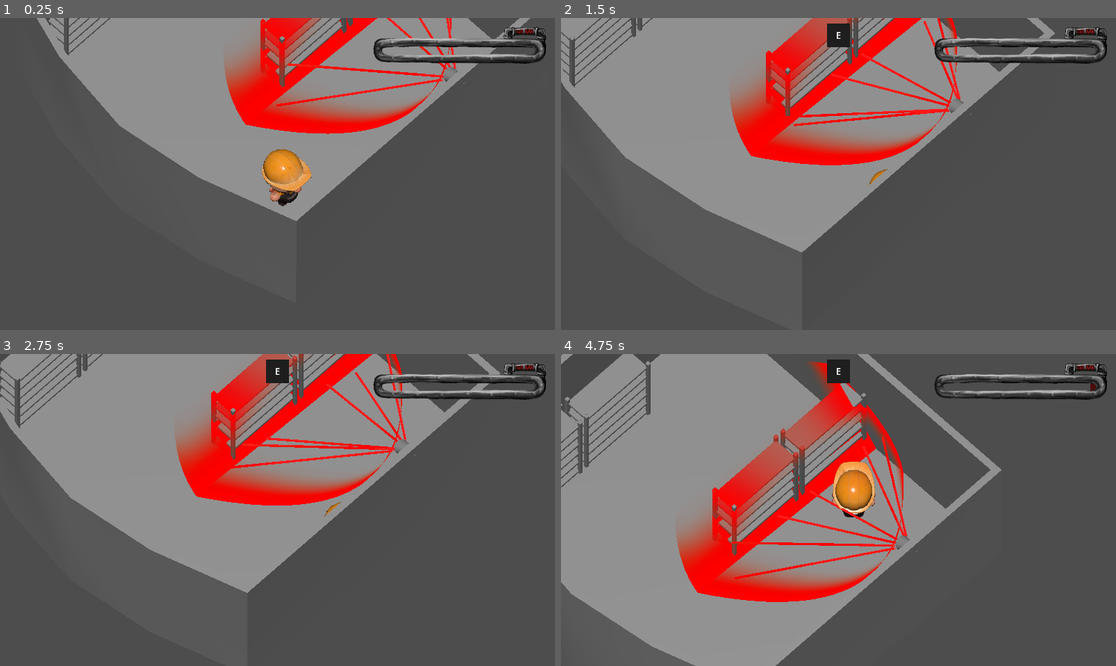
Above: before the commit, frames 1-4 (two rows, left to right).
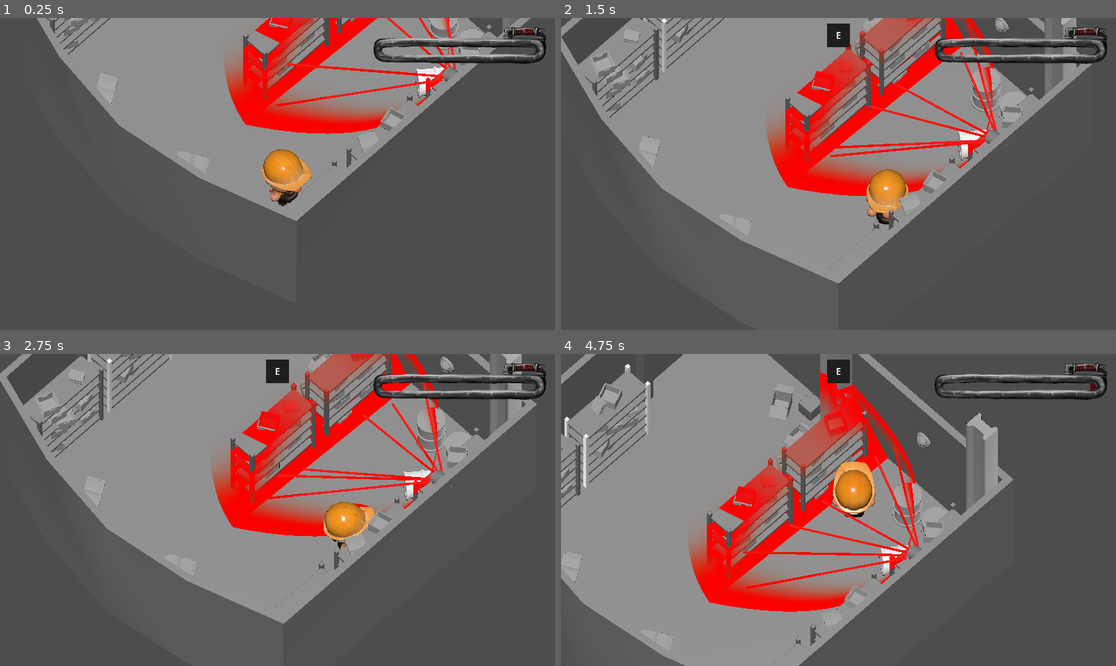
Above: after the commit, the same moments.

Repository: Kureii/rur
Game: Godot game, scene res://assets/core_scenes/test_scene.tscn
Same seed, same stepped clock (60 frames per second), same inputs: the game is played once before the commit and once after it.
Inputs (mouse positions are in pixels of both pictures, inside the frame that each line leads up to):
- Up to frame 1 (0.25 s): no input
- Up to frame 2 (1.5 s): move the mouse to (960, 158) at 0.52 s; hold D (move_right) 0.53-1.28 s; hold E (action_button) 0.53-1.28 s; move the mouse to (727, 189) at 1.27 s; hold S (move_backward) from 1.28 s (still down); tap Space (space) at 1.35 s
- Up to frame 3 (2.75 s): move the mouse to (333, 441) at 2.02 s; release S (move_backward) at 2.03 s; hold D (move_right) from 2.03 s (still down); hold E (action_button) from 2.03 s (still down)
- Up to frame 4 (4.75 s): move the mouse to (810, 572) at 2.77 s; release D (move_right) at 2.78 s; release E (action_button) at 2.78 s; hold W (move_forward) 2.78-3.53 s; tap Space (space) at 2.85 s; move the mouse to (1005, 556) at 3.52 s; hold A (move_left) 3.53-4.25 s; hold E (action_button) 3.53-4.25 s; click "🗙" at 4.25 s

The runs differ from the first frame. In frame 1, 2.8% of the frame differs, in the area x 8-94%, y 0-61%; in frame 2, 25%; in frame 3, 26%, in the area x 0-97%, y 0-87%; in frame 4, 20%.

Commit message:
level1 objekty

Diff:
--- a/assets/core_scenes/level_01.tscn
+++ b/assets/core_scenes/level_01.tscn
@@ -2,13 +2,25 @@
 
 [ext_resource type="ArrayMesh" uid="uid://dtnocqaecnjx4" path="res://assets/meshes/static/level/Level_01.obj" id="1_aasjv"]
 [ext_resource type="ArrayMesh" uid="uid://d3b708d1c4ook" path="res://assets/meshes/static/wall/skrinka.obj" id="2_01tgr"]
+[ext_resource type="Material" uid="uid://nta0dld40tja" path="res://assets/materials/skrin/skrin.tres" id="4_07o3q"]
 [ext_resource type="ArrayMesh" uid="uid://duwf5skju3vix" path="res://assets/meshes/static/skrin_velka.obj" id="4_b6h8f"]
+[ext_resource type="ArrayMesh" uid="uid://bclwcsvhl0tso" path="res://assets/meshes/static/barel/barel.obj" id="5_heiac"]
+[ext_resource type="ArrayMesh" uid="uid://pnfdjmrqt4iv" path="res://assets/meshes/static/box/suplik.obj" id="6_bm5u6"]
+[ext_resource type="ArrayMesh" uid="uid://b15d78gddq3hx" path="res://assets/meshes/static/krabice/krabice_otevrena.obj" id="7_1bffx"]
+[ext_resource type="ArrayMesh" uid="uid://clx5togyyfurt" path="res://assets/meshes/static/krabice/krabice_rozbita.obj" id="8_ecglt"]
+[ext_resource type="ArrayMesh" uid="uid://112vckvj3s1p" path="res://assets/meshes/static/krabice/krabice_zavrena.obj" id="9_x51rt"]
+[ext_resource type="ArrayMesh" uid="uid://cky5lvctj51au" path="res://assets/meshes/static/kniha/kniha_otvrena.obj" id="10_bsn7y"]
+[ext_resource type="ArrayMesh" uid="uid://bgla5cbieybd0" path="res://assets/meshes/static/kniha/kniha_zavrena.obj" id="11_mh75q"]
+[ext_resource type="ArrayMesh" uid="uid://xnqti0dvdf6l" path="res://assets/meshes/static/sloup/sloup.obj" id="12_5d7oh"]
+[ext_resource type="ArrayMesh" uid="uid://bbl0bnw06fcr0" path="res://assets/meshes/static/svetlo/svetlo.obj" id="13_pyfxo"]
 
 [sub_resource type="ConcavePolygonShape3D" id="ConcavePolygonShape3D_0dcdy"]
 data = PackedVector3Array(-3.8444998, 2.9606, -5, -4.6482997, 2.9606, -2.5, -3.8444998, 4, -5, -3.8444998, 4, -5, -4.64 …(15473 unchanged characters)…
 
 [sub_resource type="BoxShape3D" id="BoxShape3D_heiac"]
 size = Vector3(2.5610046, 2.554718, 1.5046082)
+
+[sub_resource type="StandardMaterial3D" id="StandardMaterial3D_bsn7y"]
 
 [node name="Level_01" type="Node3D" unique_id=2075447839]
 
@@ -22,12 +34,13 @@
 shape = SubResource("ConcavePolygonShape3D_0dcdy")
 
 [node name="Skrinka" type="MeshInstance3D" parent="." unique_id=425885216]
-transform = Transform3D(-4.371139e-08, 0, -1, 0, 1, 0, 1, 0, -4.371139e-08, 3.7526805, 1.9562365, -2.956756)
+transform = Transform3D(-4.371139e-08, 0, -1, 0, 1, 0, 1, 0, -4.371139e-08, 3.7526805, 1.3013793, -2.351287)
 mesh = ExtResource("2_01tgr")
 
 [node name="SkrinVelka" type="MeshInstance3D" parent="." unique_id=677983304]
-transform = Transform3D(1, 0, 0, 0, 1, 0, 0, 0, 1, -0.48564535, 0.016975299, -3.7723835)
-mesh = ExtResource("4_b6h8f")
+transform = Transform3D(1, 0, 0, 0, 1, 0, 0, 0, 1, -0.92612845, 0.016975299, -3.7723835)
+mesh = ExtResource("4_b6h8f")
+surface_material_override/0 = ExtResource("4_07o3q")
 
 [node name="StaticBody3D" type="StaticBody3D" parent="SkrinVelka" unique_id=1267680926]
 
@@ -36,7 +49,7 @@
 shape = SubResource("BoxShape3D_heiac")
 
 [node name="SkrinVelka2" type="MeshInstance3D" parent="." unique_id=688105311]
-transform = Transform3D(1, 0, 0, 0, 1, 0, 0, 0, 1, -2.9493232, 0.016975299, -3.7723835)
+transform = Transform3D(1, 0, 0, 0, 1, 0, 0, 0, 1, -3.4577343, 0.016975299, -3.7723835)
 mesh = ExtResource("4_b6h8f")
 
 [node name="StaticBody3D" type="StaticBody3D" parent="SkrinVelka2" unique_id=209406848]
@@ -46,7 +59,7 @@
 shape = SubResource("BoxShape3D_heiac")
 
 [node name="SkrinVelka3" type="MeshInstance3D" parent="." unique_id=335171046]
-transform = Transform3D(1, 0, 0, 0, 1, 0, 0, 0, 1, 2.763237, 0.016975299, 0.80618405)
+transform = Transform3D(1, 0, 0, 0, 1, 0, 0, 0, 1, 2.3979387, 0.016975299, 0.77999425)
 mesh = ExtResource("4_b6h8f")
 
 [node name="StaticBody3D" type="StaticBody3D" parent="SkrinVelka3" unique_id=180422947]
@@ -56,7 +69,7 @@
 shape = SubResource("BoxShape3D_heiac")
 
 [node name="SkrinVelka4" type="MeshInstance3D" parent="." unique_id=1021127950]
-transform = Transform3D(1, 0, 0, 0, 1, 0, 0, 0, 1, 0.29955912, 0.016975299, 0.80618405)
+transform = Transform3D(1, 0, 0, 0, 1, 0, 0, 0, 1, -0.30363107, 0.016975299, 0.77999425)
 mesh = ExtResource("4_b6h8f")
 
 [node name="StaticBody3D" type="StaticBody3D" parent="SkrinVelka4" unique_id=1715516264]
@@ -64,3 +77,234 @@
 [node name="CollisionShape3D" type="CollisionShape3D" parent="SkrinVelka4/StaticBody3D" unique_id=157923989]
 transform = Transform3D(1, 0, 0, 0, 1, 0, 0, 0, 1, 0.020706177, 1.2783966, 0.037887573)
 shape = SubResource("BoxShape3D_heiac")
+
+[node name="SkrinVelka5" type="MeshInstance3D" parent="." unique_id=1066006071]
+transform = Transform3D(1, 0, 0, 0, 1, 0, 0, 0, 1, 2.0744822, 0.016975299, 5.0260267)
+mesh = ExtResource("4_b6h8f")
+
+[node name="StaticBody3D" type="StaticBody3D" parent="SkrinVelka5" unique_id=660437231]
+
+[node name="CollisionShape3D" type="CollisionShape3D" parent="SkrinVelka5/StaticBody3D" unique_id=2120800403]
+transform = Transform3D(1, 0, 0, 0, 1, 0, 0, 0, 1, 0.020706177, 1.2783966, 0.037887573)
+shape = SubResource("BoxShape3D_heiac")
+
+[node name="SkrinVelka6" type="MeshInstance3D" parent="." unique_id=967522042]
+transform = Transform3D(1, 0, 0, 0, 1, 0, 0, 0, 1, -0.7996781, 0.016975299, 5.0260267)
+mesh = ExtResource("4_b6h8f")
+
+[node name="StaticBody3D" type="StaticBody3D" parent="SkrinVelka6" unique_id=1393359752]
+
+[node name="CollisionShape3D" type="CollisionShape3D" parent="SkrinVelka6/StaticBody3D" unique_id=1805118875]
+transform = Transform3D(1, 0, 0, 0, 1, 0, 0, 0, 1, 0.020706177, 1.2783966, 0.037887573)
+shape = SubResource("BoxShape3D_heiac")
+
+[node name="SkrinVelka7" type="MeshInstance3D" parent="." unique_id=565311593]
+transform = Transform3D(1, 0, 0, 0, 1, 0, 0, 0, 1, -3.538626, 0.016975299, 5.0260267)
+mesh = ExtResource("4_b6h8f")
+
+[node name="StaticBody3D" type="StaticBody3D" parent="SkrinVelka7" unique_id=1741939266]
+
+[node name="CollisionShape3D" type="CollisionShape3D" parent="SkrinVelka7/StaticBody3D" unique_id=442440484]
+transform = Transform3D(1, 0, 0, 0, 1, 0, 0, 0, 1, 0.020706177, 1.2783966, 0.037887573)
+shape = SubResource("BoxShape3D_heiac")
+
+[node name="Barel" type="MeshInstance3D" parent="." unique_id=88412358]
+transform = Transform3D(1, 0, 0, 0, 1, 0, 0, 0, 1, 3.1881638, 0.016973868, 4.0302258)
+mesh = ExtResource("5_heiac")
+
+[node name="Barel2" type="MeshInstance3D" parent="." unique_id=719348854]
+transform = Transform3D(1, 0, 0, 0, 1, 0, 0, 0, 1, 3.186441, 0.016973868, 3.0146074)
+mesh = ExtResource("5_heiac")
+
+[node name="Barel3" type="MeshInstance3D" parent="." unique_id=1699103936]
+transform = Transform3D(-0.034859017, -0.7986975, -0.6007222, 0.99127454, 0.048823975, -0.12243671, 0.12711953, -0.59974873, 0.79002666, 2.4119878, 0.3615839, 4.281148)
+mesh = ExtResource("5_heiac")
+surface_material_override/0 = SubResource("StandardMaterial3D_bsn7y")
+
+[node name="Suplik" type="MeshInstance3D" parent="." unique_id=912583111]
+transform = Transform3D(1, 0, 0, 0, 1, 0, 0, 0, 1, 1.9418931, 0.15229495, 0.9225427)
+mesh = ExtResource("6_bm5u6")
+
+[node name="Suplik" type="MeshInstance3D" parent="Suplik" unique_id=1882911224]
+transform = Transform3D(1, 0, 0, 0, 1, 0, 0, 0, 1, 0.8352983, 0.45802015, -0.02320242)
+mesh = ExtResource("6_bm5u6")
+
+[node name="Suplik" type="MeshInstance3D" parent="Suplik/Suplik" unique_id=1148365892]
+transform = Transform3D(1, 0, 0, 0, 1, 0, 0, 0, 1, -0.8656411, 0.4580202, -0.02320242)
+mesh = ExtResource("6_bm5u6")
+
+[node name="Suplik" type="MeshInstance3D" parent="Suplik/Suplik/Suplik" unique_id=882163049]
+transform = Transform3D(1, 0, 0, 0, 1, 0, 0, 0, 1, 0.8277123, 0.4580202, -0.02320242)
+mesh = ExtResource("6_bm5u6")
+
+[node name="Suplik" type="MeshInstance3D" parent="Suplik/Suplik/Suplik/Suplik" unique_id=722639816]
+transform = Transform3D(0.99250144, 0, 0.12223312, 0, 1, 0, -0.12223312, 0, 0.99250144, -0.8656411, 0.4580202, -0.02320242)
+mesh = ExtResource("6_bm5u6")
+
+[node name="Suplik" type="MeshInstance3D" parent="Suplik/Suplik/Suplik/Suplik/Suplik" unique_id=1099463529]
+transform = Transform3D(0.8312855, 0, -0.5558462, 0, 1, 0, 0.5558462, 0, 0.8312855, 0.8672794, 0.42363882, 0.12592745)
+mesh = ExtResource("6_bm5u6")
+
+[node name="Suplik2" type="MeshInstance3D" parent="Suplik/Suplik/Suplik" unique_id=759231258]
+transform = Transform3D(0.9835778, 0, -0.18048482, 0, 1, 0, 0.18048482, 0, 0.9835778, -0.16374171, 0.4580202, -0.02320242)
+mesh = ExtResource("6_bm5u6")
+
+[node name="Suplik3" type="MeshInstance3D" parent="Suplik/Suplik/Suplik" unique_id=1533256131]
+transform = Transform3D(1, 0, 0, 0, 1, 0, 0, 0, 1, -2.5298457, -0.48018587, -0.02320242)
+mesh = ExtResource("6_bm5u6")
+
+[node name="Suplik" type="MeshInstance3D" parent="Suplik/Suplik/Suplik/Suplik3" unique_id=2124558958]
+transform = Transform3D(1, 0, 0, 0, 1, 0, 0, 0, 1, 0.8277123, 0.4580202, -0.02320242)
+mesh = ExtResource("6_bm5u6")
+
+[node name="Suplik" type="MeshInstance3D" parent="Suplik/Suplik/Suplik/Suplik3/Suplik" unique_id=213343279]
+transform = Transform3D(0.99250144, 0, 0.12223312, 0, 1, 0, -0.12223312, 0, 0.99250144, -0.8656411, 0.4580202, -0.02320242)
+mesh = ExtResource("6_bm5u6")
+
+[node name="Suplik" type="MeshInstance3D" parent="Suplik/Suplik/Suplik/Suplik3/Suplik/Suplik" unique_id=1064978029]
+transform = Transform3D(0.8312855, 0, -0.5558462, 0, 1, 0, 0.5558462, 0, 0.8312855, 0.8672794, 0.42363882, 0.12592745)
+mesh = ExtResource("6_bm5u6")
+
+[node name="Suplik" type="MeshInstance3D" parent="Suplik/Suplik/Suplik/Suplik3/Suplik/Suplik/Suplik" unique_id=838798679]
+transform = Transform3D(0.8312855, 0, -0.5558462, 0, 1, 0, 0.5558462, 0, 0.8312855, -0.64177066, 0.4772178, 0.259094)
+mesh = ExtResource("6_bm5u6")
+
+[node name="Suplik2" type="MeshInstance3D" parent="Suplik/Suplik/Suplik/Suplik3/Suplik/Suplik/Suplik/Suplik" unique_id=722571031]
+transform = Transform3D(-0.28493562, 0, -0.9585467, 0, 1, 0, 0.9585467, 0, -0.28493562, 3.5773082, 0.014578342, 2.0919147)
+mesh = ExtResource("6_bm5u6")
+
+[node name="Suplik2" type="MeshInstance3D" parent="Suplik/Suplik/Suplik/Suplik3/Suplik/Suplik/Suplik/Suplik/Suplik2" unique_id=1514517454]
+transform = Transform3D(0.89181393, 0, 0.4524039, 0, 1, 0, -0.4524039, 0, 0.89181393, -2.7182527, -0.015417099, -0.6095753)
+mesh = ExtResource("6_bm5u6")
+
+[node name="Suplik2" type="MeshInstance3D" parent="Suplik/Suplik/Suplik/Suplik3" unique_id=402482956]
+transform = Transform3D(0.9835778, 0, -0.18048482, 0, 1, 0, 0.18048482, 0, 0.9835778, -0.16374171, 0.4580202, -0.02320242)
+mesh = ExtResource("6_bm5u6")
+
+[node name="Suplik2" type="MeshInstance3D" parent="Suplik/Suplik/Suplik/Suplik3/Suplik2" unique_id=438753684]
+transform = Transform3D(0.98357785, 0, -0.18048483, 0, 1, 0, 0.18048483, 0, 0.98357785, -0.96044725, 0.4580202, -4.364963)
+mesh = ExtResource("6_bm5u6")
+
+[node name="Suplik2" type="MeshInstance3D" parent="Suplik/Suplik/Suplik/Suplik3/Suplik2/Suplik2" unique_id=1452902060]
+transform = Transform3D(0.9835778, 0, -0.18048483, 0, 1, 0, 0.18048483, 0, 0.9835778, -0.4118371, 0.4580202, 0.0710206)
+mesh = ExtResource("6_bm5u6")
+
+[node name="Suplik2" type="MeshInstance3D" parent="Suplik/Suplik/Suplik/Suplik3/Suplik2/Suplik2/Suplik2" unique_id=711066747]
+transform = Transform3D(0.60430723, 0, 0.7967517, 0, 1, 0, -0.7967517, 0, 0.60430723, 0.43664217, 0.45802033, -0.3867216)
+mesh = ExtResource("6_bm5u6")
+
+[node name="Suplik2" type="MeshInstance3D" parent="Suplik/Suplik/Suplik/Suplik3/Suplik2/Suplik2/Suplik2/Suplik2" unique_id=1884405704]
+transform = Transform3D(0.9835778, 0, -0.1804848, 0, 1, 0, 0.1804848, 0, 0.9835778, -0.16374171, -1.846678, -0.023202658)
+mesh = ExtResource("6_bm5u6")
+
+[node name="Suplik2" type="MeshInstance3D" parent="Suplik/Suplik/Suplik/Suplik3/Suplik2/Suplik2/Suplik2/Suplik2/Suplik2" unique_id=866336539]
+transform = Transform3D(0.99221295, 0, 0.12455405, 0, 1, 0, -0.12455405, 0, 0.99221295, -0.53975844, 0.4580202, 0.07382774)
+mesh = ExtResource("6_bm5u6")
+
+[node name="Suplik2" type="MeshInstance3D" parent="Suplik/Suplik/Suplik/Suplik3/Suplik2/Suplik2/Suplik2/Suplik2/Suplik2/Suplik2" unique_id=1892472960]
+transform = Transform3D(0.79957974, 0, -0.60055983, 0, 1, 0, 0.60055983, 0, 0.79957974, 1.0621525, 0.024127841, 0.28153038)
+mesh = ExtResource("6_bm5u6")
+
+[node name="Suplik3" type="MeshInstance3D" parent="Suplik/Suplik/Suplik/Suplik3/Suplik2/Suplik2/Suplik2/Suplik2/Suplik2/Suplik2" unique_id=333181023]
+transform = Transform3D(0.98357767, 0, -0.18048482, 0, 1, 0, 0.18048482, 0, 0.98357767, -1.4530692, 0.4580202, -0.45170498)
+mesh = ExtResource("6_bm5u6")
+
+[node name="Suplik2" type="MeshInstance3D" parent="Suplik/Suplik/Suplik/Suplik3/Suplik2/Suplik2/Suplik2/Suplik2/Suplik2/Suplik2/Suplik3" unique_id=1233747030]
+transform = Transform3D(0.9506673, 0, -0.31021187, 0, 1, 0, 0.31021187, 0, 0.9506673, -0.91410923, 0.4580202, -0.1284728)
+mesh = ExtResource("6_bm5u6")
+
+[node name="Suplik2" type="MeshInstance3D" parent="Suplik/Suplik/Suplik/Suplik3/Suplik2/Suplik2/Suplik2/Suplik2/Suplik2/Suplik2/Suplik3/Suplik2" unique_id=384350949]
+transform = Transform3D(0.9835778, 0, -0.18048482, 0, 1, 0, 0.18048482, 0, 0.9835778, -0.16374171, 0.4580202, -0.02320242)
+mesh = ExtResource("6_bm5u6")
+
+[node name="Suplik2" type="MeshInstance3D" parent="Suplik/Suplik/Suplik/Suplik3/Suplik2/Suplik2/Suplik2/Suplik2/Suplik2/Suplik2/Suplik3/Suplik2/Suplik2" unique_id=1857624603]
+transform = Transform3D(0.98357785, 0, -0.18048486, 0, 1, 0, 0.18048486, 0, 0.98357785, 0.22600937, -2.2653563, -0.16880059)
+mesh = ExtResource("6_bm5u6")
+
+[node name="Suplik2" type="MeshInstance3D" parent="Suplik/Suplik/Suplik/Suplik3/Suplik2/Suplik2/Suplik2/Suplik2/Suplik2/Suplik2/Suplik3/Suplik2/Suplik2/Suplik2" unique_id=535007773]
+transform = Transform3D(0.85748184, 0, 0.5145144, 0, 1, 0, -0.5145144, 0, 0.85748184, 0.8490977, 0.4580202, -0.3772428)
+mesh = ExtResource("6_bm5u6")
+
+[node name="Suplik2" type="MeshInstance3D" parent="Suplik/Suplik/Suplik/Suplik3/Suplik2/Suplik2/Suplik2/Suplik2/Suplik2/Suplik2/Suplik3/Suplik2/Suplik2/Suplik2/Suplik2" unique_id=1460029217]
+transform = Transform3D(0.9606678, 0, -0.27770033, 0, 1, 0, 0.27770033, 0, 0.9606678, -0.970212, 0.4580202, -0.024370193)
+mesh = ExtResource("6_bm5u6")
+
+[node name="Suplik2" type="MeshInstance3D" parent="Suplik/Suplik/Suplik/Suplik3/Suplik2/Suplik2/Suplik2/Suplik2/Suplik2/Suplik2/Suplik3/Suplik2/Suplik2/Suplik2/Suplik2/Suplik2" unique_id=1681766322]
+transform = Transform3D(0.98357797, 0, -0.18048489, 0, 1, 0, 0.18048489, 0, 0.98357797, 0.20537949, 0.4580202, 0.11728883)
+mesh = ExtResource("6_bm5u6")
+
+[node name="KrabiceOtevrena" type="MeshInstance3D" parent="." unique_id=131041828]
+transform = Transform3D(0.85645634, 0, 0.51621944, 0, 1, 0, -0.51621944, 0, 0.85645634, 3.1395845, 0.023274345, -1.5134761)
+mesh = ExtResource("7_1bffx")
+
+[node name="KrabiceRozbita" type="MeshInstance3D" parent="." unique_id=1035867491]
+transform = Transform3D(1, 0, 0, 0, 1, 0, 0, 0, 1, 2.7888658, 0.020487346, -0.49897087)
+mesh = ExtResource("8_ecglt")
+
+[node name="KrabiceZavrena" type="MeshInstance3D" parent="." unique_id=1332912147]
+transform = Transform3D(1, 0, 0, 0, 1, 0, 0, 0, 1, 3.6074, 0.016974345, -0.92784524)
+mesh = ExtResource("9_x51rt")
+
+[node name="KrabiceRozbita2" type="MeshInstance3D" parent="." unique_id=1631760029]
+transform = Transform3D(0.4958831, 0, 0.8683893, 0, 1, 0, -0.8683893, 0, 0.4958831, 1.9618225, 0.020487107, -0.102926254)
+mesh = ExtResource("8_ecglt")
+
+[node name="KrabiceOtevrena2" type="MeshInstance3D" parent="." unique_id=1406811623]
+transform = Transform3D(0.60683495, 0, -0.7948279, 0, 1, 0, 0.7948279, 0, 0.60683495, -4.2195935, 0.023274345, 2.489133)
+mesh = ExtResource("7_1bffx")
+
+[node name="KrabiceRozbita3" type="MeshInstance3D" parent="." unique_id=812026032]
+transform = Transform3D(0.031532858, 0, 0.9995027, 0, 1, 0, -0.9995027, 0, 0.031532858, -4.6656914, 0.020487346, 3.4159007)
+mesh = ExtResource("8_ecglt")
+
+[node name="KrabiceRozbita4" type="MeshInstance3D" parent="." unique_id=98751119]
+transform = Transform3D(-0.11927044, 0.9913195, 0.05531921, 0, 0.055716928, -0.9984466, -0.9928618, -0.11908516, -0.0066453824, -4.798017, 0.24428079, 1.4505047)
+mesh = ExtResource("8_ecglt")
+
+[node name="KnihaOtvrena" type="MeshInstance3D" parent="." unique_id=341243109]
+transform = Transform3D(0.5318909, 0.026671844, -0.8463928, -0.07175992, 0.9973283, -0.013667276, 0.8437669, 0.06800657, 0.5323838, -4.0353155, 0.033025347, 1.0983458)
+mesh = ExtResource("10_bsn7y")
+
+[node name="KnihaOtvrena" type="MeshInstance3D" parent="KnihaOtvrena" unique_id=331449378]
+transform = Transform3D(0.5244987, -0.035326794, -0.85067844, 0.048657, 0.99875015, -0.011475727, 0.8500205, -0.035372477, 0.52556175, 4.4996815, 2.740277, -0.15688944)
+mesh = ExtResource("10_bsn7y")
+
+[node name="KnihaOtvrena2" type="MeshInstance3D" parent="KnihaOtvrena" unique_id=1667497872]
+transform = Transform3D(-0.020759165, 0.036730543, -0.9991102, -0.09018932, 0.99518293, 0.038459953, 0.9957093, 0.09090761, -0.017346859, -2.6298294, -0.16036958, -1.5929213)
+mesh = ExtResource("10_bsn7y")
+
+[node name="KnihaZavrena" type="MeshInstance3D" parent="." unique_id=1699410136]
+transform = Transform3D(0.06385818, 0.44671318, 0.8923954, -0.03188445, 0.8946772, -0.44557384, -0.9974495, 0, 0.07137567, -1.261719, 2.4263551, -3.8302162)
+mesh = ExtResource("11_mh75q")
+
+[node name="KnihaZavrena" type="MeshInstance3D" parent="KnihaZavrena" unique_id=132244729]
+transform = Transform3D(0.966338, -0.24643752, -0.07388983, 0.038794406, 0.42349058, -0.90506935, 0.2543347, 0.87173676, 0.41879505, -0.097111225, -0.41098118, 1.104282)
+mesh = ExtResource("11_mh75q")
+
+[node name="KnihaZavrena" type="MeshInstance3D" parent="KnihaZavrena/KnihaZavrena" unique_id=1756881856]
+transform = Transform3D(0.97451246, -0.16039032, 0.15684561, 0.16710263, 0.98546857, -0.030500747, -0.14967442, 0.05593259, 0.9871525, -4.365194, 0.9210061, 0.0039012432)
+mesh = ExtResource("11_mh75q")
+
+[node name="KnihaZavrena" type="MeshInstance3D" parent="KnihaZavrena/KnihaZavrena/KnihaZavrena" unique_id=648434677]
+transform = Transform3D(0.9844253, -0.17228591, -0.035026804, 0.17196718, 0.9850321, -0.011930487, 0.03655759, 0.005721286, 0.9993175, 0.60741436, 0.9366971, -0.46475005)
+mesh = ExtResource("11_mh75q")
+
+[node name="KnihaZavrena" type="MeshInstance3D" parent="KnihaZavrena/KnihaZavrena/KnihaZavrena/KnihaZavrena" unique_id=2123972899]
+transform = Transform3D(0.92671216, -0.3749624, -0.024699003, 0.37482464, 0.92704153, -0.010151413, 0.026703004, 0.00014969707, 0.9996445, 1.6847323, -5.316181, 0.26646757)
+mesh = ExtResource("11_mh75q")
+
+[node name="Sloup2" type="MeshInstance3D" parent="." unique_id=1582360611]
+transform = Transform3D(1, 0, 0, 0, 1, 0, 0, 0, 1, 3.7372494, 0.007155299, -0.12430954)
+mesh = ExtResource("12_5d7oh")
+
+[node name="Sloup" type="MeshInstance3D" parent="." unique_id=997304852]
+transform = Transform3D(1, 0, 0, 0, 1, 0, 0, 0, 1, 3.787955, 0.009619474, 5.1181545)
+mesh = ExtResource("12_5d7oh")
+
+[node name="Svetlo" type="MeshInstance3D" parent="." unique_id=1984215004]
+transform = Transform3D(-0.009983119, 0, -0.99995023, 0, 1, 0, 0.99995023, 0, -0.009983119, 3.9401965, 2.755898, 2.8457267)
+mesh = ExtResource("13_pyfxo")
+
+[node name="Svetlo2" type="MeshInstance3D" parent="." unique_id=984424143]
+transform = Transform3D(-0.009983119, 0, -0.99995023, 0, 1, 0, 0.99995023, 0, -0.009983119, 3.9401965, 2.755898, -2.366617)
+mesh = ExtResource("13_pyfxo")
--- /dev/null
+++ b/assets/materials/barel/barel.tres
@@ -0,0 +1,11 @@
+[gd_resource type="StandardMaterial3D" format=3 uid="uid://dhlmkd5wgl880"]
+
+[ext_resource type="Texture2D" uid="uid://bodx0hqa5j8qm" path="res://assets/materials/barel/barel_BC_v2.png" id="1_g4cc0"]
+[ext_resource type="Texture2D" uid="uid://bb347exa0nk81" path="res://assets/materials/barel/barel_ARM.png" id="2_cto8l"]
+[ext_resource type="Texture2D" uid="uid://b30a64i24l27s" path="res://assets/materials/barel/sliz_barel_mask.bmp" id="3_2kdqw"]
+
+[resource]
+albedo_texture = ExtResource("1_g4cc0")
+metallic = 1.0
+metallic_texture = ExtResource("2_cto8l")
+roughness_texture = ExtResource("3_2kdqw")
--- /dev/null
+++ b/assets/materials/skrin/skrin.tres
@@ -0,0 +1,7 @@
+[gd_resource type="StandardMaterial3D" format=3 uid="uid://nta0dld40tja"]
+
+[ext_resource type="Texture2D" uid="uid://o7n6lox7k6gf" path="res://assets/materials/skrin/sliz_skrin_mask.bmp" id="1_16f8s"]
+
+[resource]
+metallic = 1.0
+metallic_texture = ExtResource("1_16f8s")
Not shown, added: assets/barel.obj
Not shown, added: assets/barel.obj.import
Binary file added: assets/materials/barel/barel_ARM.png
Not shown, added: assets/materials/barel/barel_ARM.png.import
Binary file added: assets/materials/barel/barel_BC.png
Not shown, added: assets/materials/barel/barel_BC.png.import
Binary file added: assets/materials/barel/barel_BC_v2.png
Not shown, added: assets/materials/barel/barel_BC_v2.png.import
Binary file added: assets/materials/barel/barel_BC_v3.png
Not shown, added: assets/materials/barel/barel_BC_v3.png.import
Binary file added: assets/materials/barel/barel_N.png
Not shown, added: assets/materials/barel/barel_N.png.import
(and 42 more such lines)
